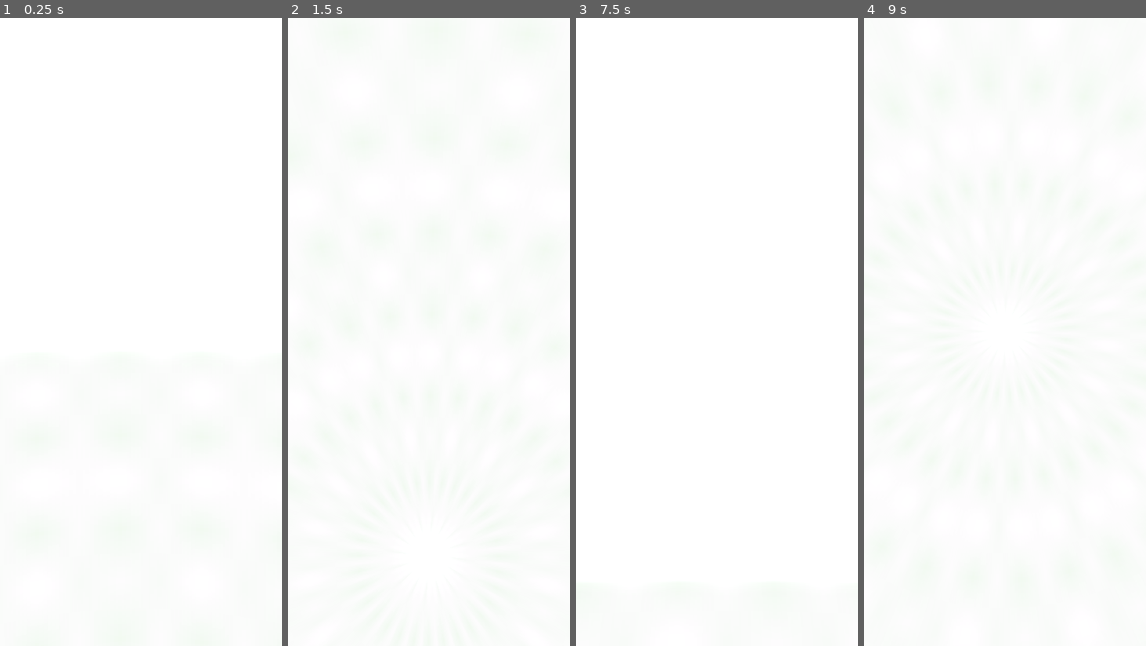
Above: before the commit, frames 1-4 (left to right).
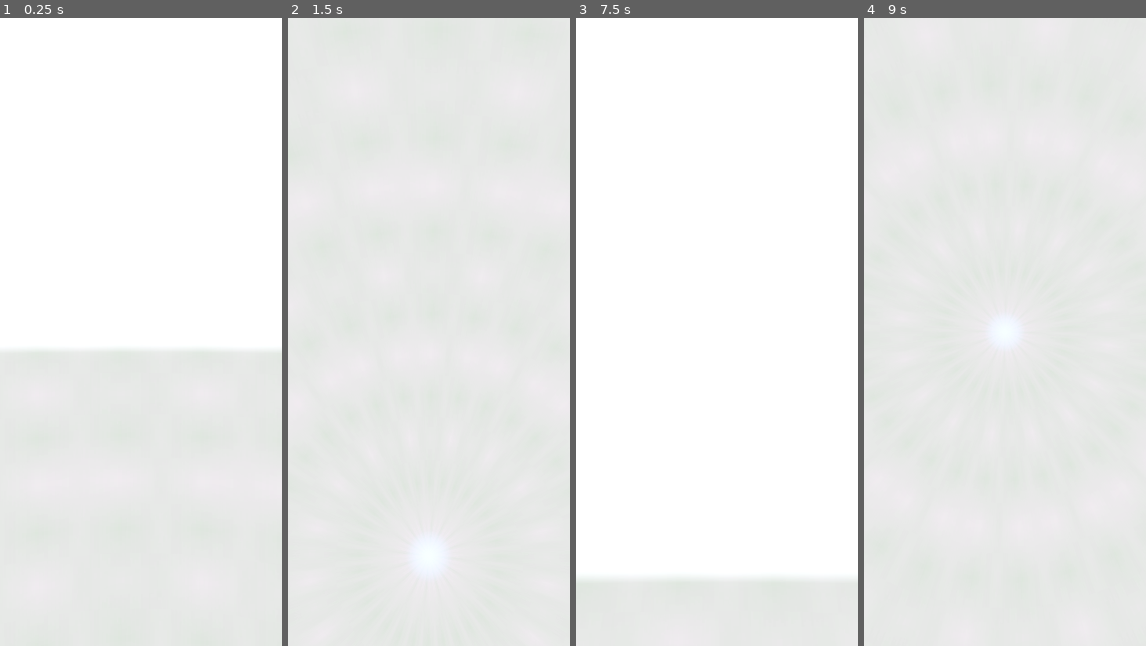
Above: after the commit, the same moments.

Repository: Capstone-Mystery-Machine/spotnik
Game: Godot game, scene res://scenes/worldspawn.tscn
The game is run twice, just before and just after one commit, with the same random seed, the same clock (stepped at 60 frames per second) and the same inputs. A sky picture missing from this copy of the repository is replaced by a grey-blue gradient.
Inputs (mouse positions are in pixels of both pictures, inside the frame that each line leads up to):
- Up to frame 1 (0.25 s): no input
- Up to frame 2 (1.5 s): tap Enter at 0.5 s; move the mouse to (491, 300) at 0.52 s; press the mouse at (491, 300) at 0.53 s; tap Space at 1.25 s; move the mouse to (414, 332) at 1.27 s; release the mouse at (414, 332) at 1.28 s; tap I at 1.35 s
- Up to frame 3 (7.5 s): tap Enter at 2, 3.5 s; move the mouse to (745, 193) at 2.02 s; press the mouse at (745, 193) at 2.03 s; tap Space at 2.75, 4.25 s; move the mouse to (714, 344) at 2.77 s; release the mouse at (714, 344) at 2.78 s; tap I every 1.5 s from 2.85 to 7.35 s; move the mouse to (801, 426) at 3.52 s; press the mouse at (801, 426) at 3.53 s; move the mouse to (694, 325) at 4.27 s; release the mouse at (694, 325) at 4.28 s; move the mouse to (731, 332) at 5.02 s; press the mouse at (731, 332) at 5.03 s; move the mouse to (705, 319) at 5.77 s; release the mouse at (705, 319) at 5.78 s; move the mouse to (779, 300) at 6.52 s; press the mouse at (779, 300) at 6.53 s; move the mouse to (702, 332) at 7.27 s; release the mouse at (702, 332) at 7.28 s
- Up to frame 4 (9 s): move the mouse to (1033, 193) at 8.02 s; press the mouse at (1033, 193) at 8.03 s; move the mouse to (1002, 344) at 8.77 s; release the mouse at (1002, 344) at 8.78 s; tap I at 8.85 s

The runs differ from the first frame. In frame 1, less than 0.1% of the frame differs, in the area x 20-83%, y 53-54%; in frame 2, less than 0.1%; in frame 3, less than 0.1%, in the area x 8-93%, y 89-91%; in frame 4, less than 0.1%.

Commit message:
feat: layered nebulae effect for volumetric depth

Diff:
--- a/scenes/skybox.gd
+++ b/scenes/skybox.gd
@@ -36,6 +36,14 @@
 		if is_node_ready():
 			_update_projection_radius()
 
+## Represents the radius multiplier applied to the nebulae mid and far layers,
+## based on the near layer's computed projection radius.
+@export_range(1.0, 2.0, 0.00001) var nebulae_volume_multiplier: float = 1.1:
+	set(value):
+		nebulae_volume_multiplier = value
+		if is_node_ready():
+			_update_projection_radius()
+
 ## Represents the radius multiplier applied to the stars mesh layer, based on the
 ## projection radius.
 @export_range(1.0, 2.0, 0.00001) var stars_radius_multiplier: float = 1.0125:
@@ -66,7 +74,9 @@
 @export_range(-2.0, 2.0, 0.00001) var stars_speed_multiplier: float = 1.1
 
 @onready var _void_layer_mesh: MeshInstance3D = $VoidLayerMesh
-@onready var _nebulae_layer_mesh: MeshInstance3D = $NebulaeLayerMesh
+@onready var _nebulae_layer_near_mesh: MeshInstance3D = $NebulaeLayerNearMesh
+@onready var _nebulae_layer_mid_mesh: MeshInstance3D = $NebulaeLayerNearMesh/NebulaeLayerMidMesh
+@onready var _nebulae_layer_far_mesh: MeshInstance3D = $NebulaeLayerNearMesh/NebulaeLayerFarMesh
 @onready var _stars_layer_mesh: MeshInstance3D = $StarsLayerMesh
 
 
@@ -120,7 +130,9 @@
 
 # Updates the nebulae mesh layer's texture settings based on the exported variable.
 func _update_nebulae_texture():
-	_apply_texture(_nebulae_layer_mesh, nebulae_texture, "NebulaeLayerMesh")
+	_apply_texture(_nebulae_layer_near_mesh, nebulae_texture, "NebulaeLayerNearMesh")
+	_apply_texture(_nebulae_layer_mid_mesh, nebulae_texture, "NebulaeLayerMidMesh")
+	_apply_texture(_nebulae_layer_far_mesh, nebulae_texture, "NebulaeLayerFarMesh")
 
 
 # Updates the star mesh layer's texture settings based on the exported variable.
@@ -135,10 +147,16 @@
 
 ## Updates the child nodes' projection radius settings based on the exported variable.
 func _update_projection_radius():
-	var stars_radius = projection_radius * stars_radius_multiplier
+	var nebulae_mid_radius = projection_radius * nebulae_volume_multiplier
+	var nebulae_far_radius = nebulae_mid_radius * nebulae_volume_multiplier
+
+	var stars_radius = nebulae_far_radius * stars_radius_multiplier
 	var void_radius = stars_radius * void_radius_multiplier
 
-	_apply_radius(_nebulae_layer_mesh, projection_radius, "NebulaeLayerMesh")
+	_apply_radius(_nebulae_layer_near_mesh, projection_radius, "NebulaeLayerNearMesh")
+	_apply_radius(_nebulae_layer_mid_mesh, nebulae_mid_radius, "NebulaeLayerMidMesh")
+	_apply_radius(_nebulae_layer_far_mesh, nebulae_far_radius, "NebulaeLayerFarMesh")
+
 	_apply_radius(_stars_layer_mesh, stars_radius, "StarsLayerMesh")
 	_apply_radius(_void_layer_mesh, void_radius, "VoidLayerMesh")
 
@@ -159,4 +177,4 @@
 
 	_void_layer_mesh.rotate_y(rotation_speed * delta)
 	_stars_layer_mesh.rotate_y(stars_speed * delta)
-	_nebulae_layer_mesh.rotate_y(nebulae_speed * delta)
+	_nebulae_layer_near_mesh.rotate_y(nebulae_speed * delta)
--- a/scenes/skybox.tscn
+++ b/scenes/skybox.tscn
@@ -19,9 +19,6 @@
 material = SubResource("StandardMaterial3D_tpkrh")
 flip_faces = true
 
-[sub_resource type="StandardMaterial3D" id="StandardMaterial3D_cvgax"]
-shading_mode = 0
-
 [sub_resource type="StandardMaterial3D" id="StandardMaterial3D_wkasw"]
 transparency = 1
 blend_mode = 1
@@ -33,29 +30,42 @@
 material = SubResource("StandardMaterial3D_wkasw")
 flip_faces = true
 
-[sub_resource type="StandardMaterial3D" id="StandardMaterial3D_kxhb4"]
-transparency = 1
-blend_mode = 1
-albedo_color = Color(0, 0, 0, 1)
-emission_enabled = true
-emission_energy_multiplier = 1.5
-
 [sub_resource type="StandardMaterial3D" id="StandardMaterial3D_8u7e8"]
 transparency = 1
 blend_mode = 1
-albedo_color = Color(0, 0, 0, 1)
+albedo_color = Color(0, 0, 0, 0.2509804)
 emission_enabled = true
-emission_energy_multiplier = 2.0
+emission = Color(0.060530342, 0.06053035, 0.060530327, 1)
+emission_energy_multiplier = 0.4
 
 [sub_resource type="SphereMesh" id="SphereMesh_8u7e8"]
 material = SubResource("StandardMaterial3D_8u7e8")
 flip_faces = true
 
-[sub_resource type="StandardMaterial3D" id="StandardMaterial3D_1xwgr"]
+[sub_resource type="StandardMaterial3D" id="StandardMaterial3D_kxhb4"]
 transparency = 1
 blend_mode = 1
-albedo_color = Color(0, 0, 0, 1)
+albedo_color = Color(0, 0, 0, 0.4)
 emission_enabled = true
+emission = Color(0.03839712, 0.038397178, 0.03839716, 1)
+emission_energy_multiplier = 0.6
+uv1_scale = Vector3(1.005, 1.005, 1)
+
+[sub_resource type="SphereMesh" id="SphereMesh_hrkmm"]
+material = SubResource("StandardMaterial3D_kxhb4")
+flip_faces = true
+
+[sub_resource type="StandardMaterial3D" id="StandardMaterial3D_hrkmm"]
+transparency = 1
+albedo_color = Color(0, 0, 0, 0.7019608)
+emission_enabled = true
+emission = Color(0.0768358, 0.07683582, 0.076835774, 1)
+emission_energy_multiplier = 0.8
+uv1_scale = Vector3(1.001, 1.001, 1)
+
+[sub_resource type="SphereMesh" id="SphereMesh_vk4a3"]
+material = SubResource("StandardMaterial3D_hrkmm")
+flip_faces = true
 
 [node name="Skybox" type="Node3D"]
 script = ExtResource("1_wkasw")
@@ -65,12 +75,19 @@
 
 [node name="VoidLayerMesh" type="MeshInstance3D" parent="."]
 mesh = SubResource("SphereMesh_tpkrh")
-surface_material_override/0 = SubResource("StandardMaterial3D_cvgax")
 
 [node name="StarsLayerMesh" type="MeshInstance3D" parent="."]
 mesh = SubResource("SphereMesh_wkasw")
-surface_material_override/0 = SubResource("StandardMaterial3D_kxhb4")
 
-[node name="NebulaeLayerMesh" type="MeshInstance3D" parent="."]
+[node name="NebulaeLayerNearMesh" type="MeshInstance3D" parent="."]
 mesh = SubResource("SphereMesh_8u7e8")
-surface_material_override/0 = SubResource("StandardMaterial3D_1xwgr")
+
+[node name="NebulaeLayerMidMesh" type="MeshInstance3D" parent="NebulaeLayerNearMesh"]
+transform = Transform3D(0.9975641, 0, 0.06975647, 0, 1, 0, -0.06975647, 0, 0.9975641, 0, 0, 0)
+mesh = SubResource("SphereMesh_hrkmm")
+skeleton = NodePath("../..")
+
+[node name="NebulaeLayerFarMesh" type="MeshInstance3D" parent="NebulaeLayerNearMesh"]
+transform = Transform3D(0.9975641, 0, -0.06975647, 0, 1, 0, 0.06975647, 0, 0.9975641, 0, 0, 0)
+mesh = SubResource("SphereMesh_vk4a3")
+skeleton = NodePath("../..")
Not shown: 1 places in scenes/skybox.tscn that only renumber resources
Not shown: 1 places in scenes/worldspawn.tscn that only renumber resources
